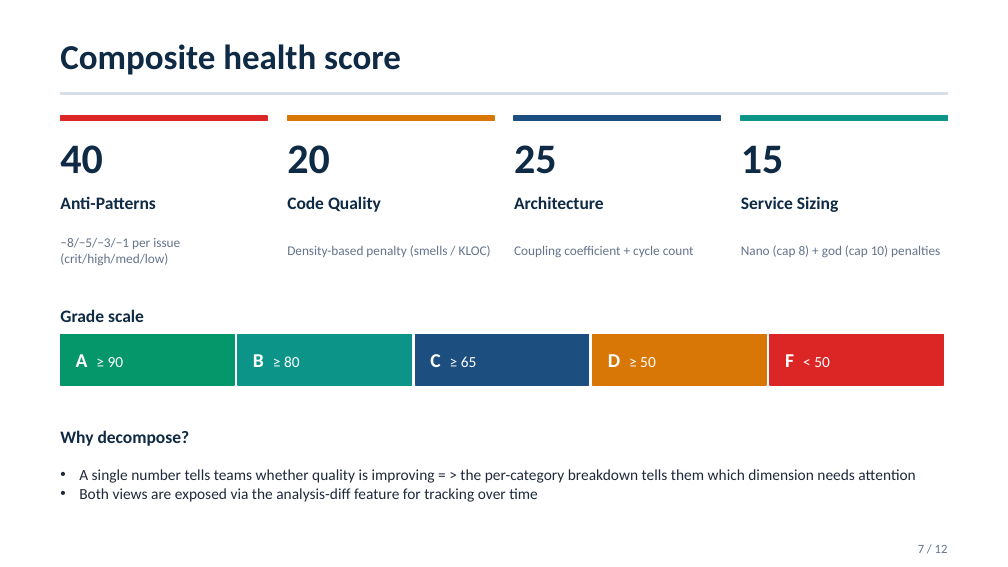
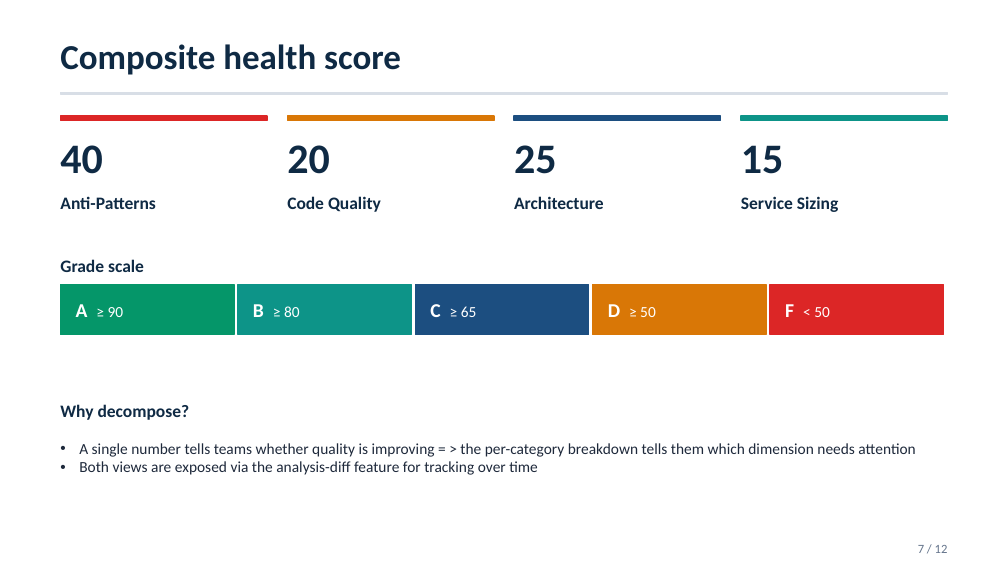
Before and after one commit to andrei45635/dissertation_backend, a slide deck: slide 7 of thesis/presentation/MSA_Detector_Defense_v2.pptx. Drawn at 1008x567 pixels with LibreOffice and Linux fonts; fonts in the diff are those of the drawing. Boxes give left, top, right and bottom in pixels: in the first picture for what was removed or moved away, otherwise in the second. Text is boxed around its words. In the diff, an @@ line names an element or a change of style, - is before the commit and + after.

```diff
--- a/thesis/presentation/MSA_Detector_Defense_v2.pptx
+++ b/thesis/presentation/MSA_Detector_Defense_v2.pptx
@@ text removed at [60,238,180,265] @@
-−8/−5/−3/−1 per issue (crit/high/med/low)
@@ text removed at [287,245,491,257] @@
-Density-based penalty (smells / KLOC)
@@ text removed at [514,246,694,257] @@
-Coupling coefficient + cycle count
@@ text removed at [741,245,940,257] @@
-Nano (cap 8) + god (cap 10) penalties
@@ 6 texts, 5 rectangles: place and size @@
-6 texts, 5 rectangles at [60,309,943,385]
+6 texts, 5 rectangles at [60,259,943,335]
@@ text "Why decompose?": place and size @@
-text "Why decompose?" at [60,430,190,446]
+text "Why decompose?" at [60,404,190,420]
@@ text "A single number tells teams ...": place and size @@
-text "A single number tells teams ..." at [79,469,915,502]
+text "A single number tells teams ..." at [79,443,915,475]
```
Also in this commit, not shown: 2 other slides changed, 4 slides added, 3 other files.
